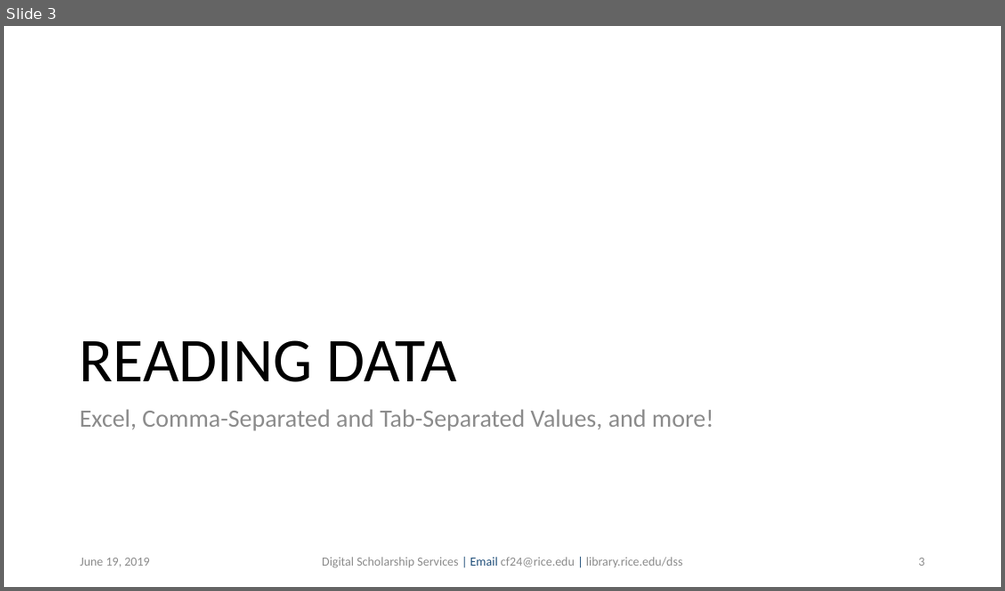
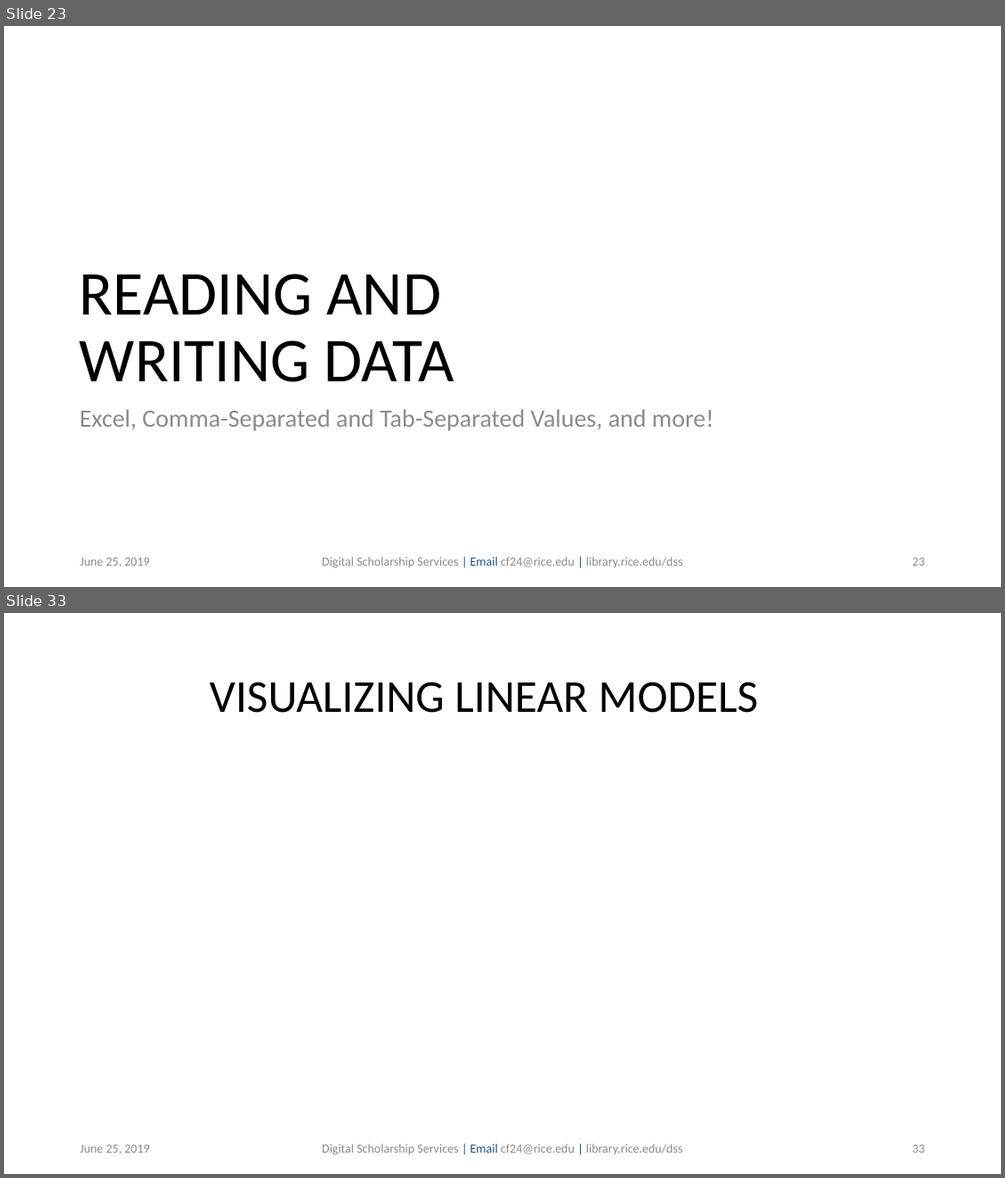
Before and after one commit to bakitybacon/rice-data-and-donuts, a slide deck: introR/Introduction to R.pptx. Shown one above the other, each under a label of ours: slide 3 before the commit, slides 23 and 33 after it; the slides between them are not shown. The pictures are 1005x591 and 1005x1178 pixels, drawn with LibreOffice and Linux fonts; fonts in the diff are those of the drawing; background and template pictures are left out. Boxes give left, top, right and bottom in pixels: in the first picture for what was removed or moved away, otherwise in the second. Text is boxed around its words. In the diff, an @@ line names an element or a change of style, - is before the commit and + after.

```diff
--- a/introR/Introduction to R.pptx
+++ b/introR/Introduction to R.pptx
@@ slide 33 added at box(4, 613, 1001, 1174), background #FFFFFF @@
@@ title added at box(210, 682, 759, 713), 44 pt, text #000000 @@
+VISUALIZING LINEAR MODELS
@@ text added at box(80, 1144, 149, 1153), 12 pt, text #8C8C8C @@
+June 25, 2019
@@ text added at box(322, 1143, 683, 1155), 12 pt, text #8C8C8C @@
+Digital Scholarship Services | Email cf24@rice.edu | library.rice.edu/dss
@@ page number added at box(912, 1144, 924, 1152), 12 pt, text #8C8C8C @@
+33
@@ what was slide 3 is now slide 23 @@
@@ slide 23 changed as well @@
@@ title at box(80, 273, 453, 382): text changed @@
-READING DATA
+READING AND
+WRITING DATA
@@ text at box(80, 557, 149, 566): text changed @@
-June 19, 2019
+June 25, 2019
@@ page number at box(912, 557, 924, 565): text changed @@
-3
+23
```
Also in this commit, not shown: 2 other slides changed, 29 other slides added.
